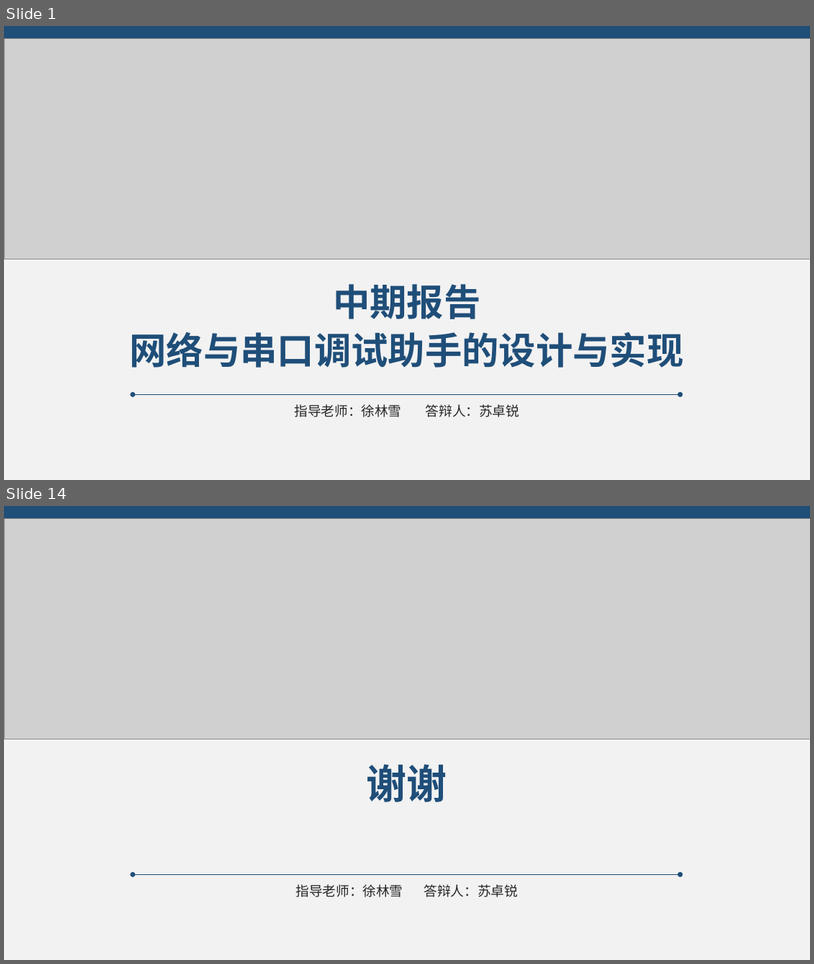
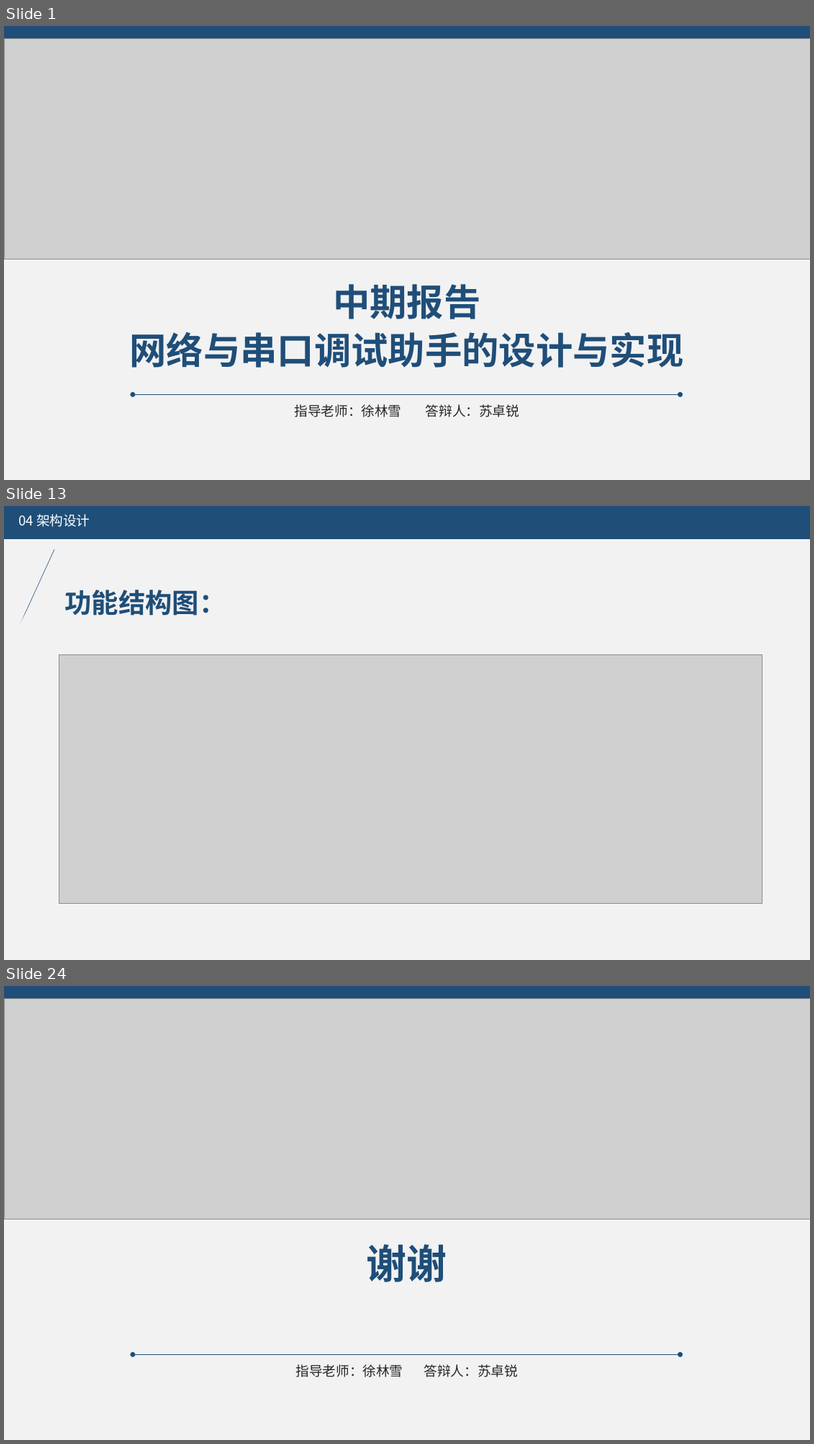
Before and after one commit to suzhuorui/QtHelper, a slide deck: 文档/RJ16852111苏卓锐（中期答辩）.pptx. Shown one above the other, each under a label of ours: slides 1 and 14 before the commit, slides 1, 13 and 24 after it; the slides between them are not shown. The pictures are 814x964 and 814x1444 pixels, drawn with LibreOffice and Linux fonts; fonts in the diff are those of the drawing; grey boxes stand for pictures. Boxes give left, top, right and bottom in pixels: in the first picture for what was removed or moved away, otherwise in the second. Text is boxed around its words. In the diff, an @@ line names an element or a change of style, - is before the commit and + after.

```diff
--- a/文档/RJ16852111苏卓锐（中期答辩）.pptx
+++ b/文档/RJ16852111苏卓锐（中期答辩）.pptx
@@ slide 13 added at <box>4,506,810,960</box>, background #F2F2F2 @@
@@ rectangle added at <box>4,506,810,539</box>, fill #1F4E79 @@
@@ text added at <box>18,514,90,527</box>, 16 pt, text #FFFFFF @@
+04 架构设计
@@ rectangle added at <box>10,553,81,654</box>, fill #F2F2F2 @@
@@ line added from (20, 625) to (54, 549), #1F4E79 0.5 pt @@
@@ text added at <box>64,590,226,615</box>, 32 pt, text #1F4E79, bold @@
+功能结构图：
@@ picture added at <box>59,654,763,903</box> @@
@@ what was slide 14 is now slide 24 @@
```
Also in this commit, not shown: 11 slides changed, 10 other slides added, 1 slide removed, 5 other files.
